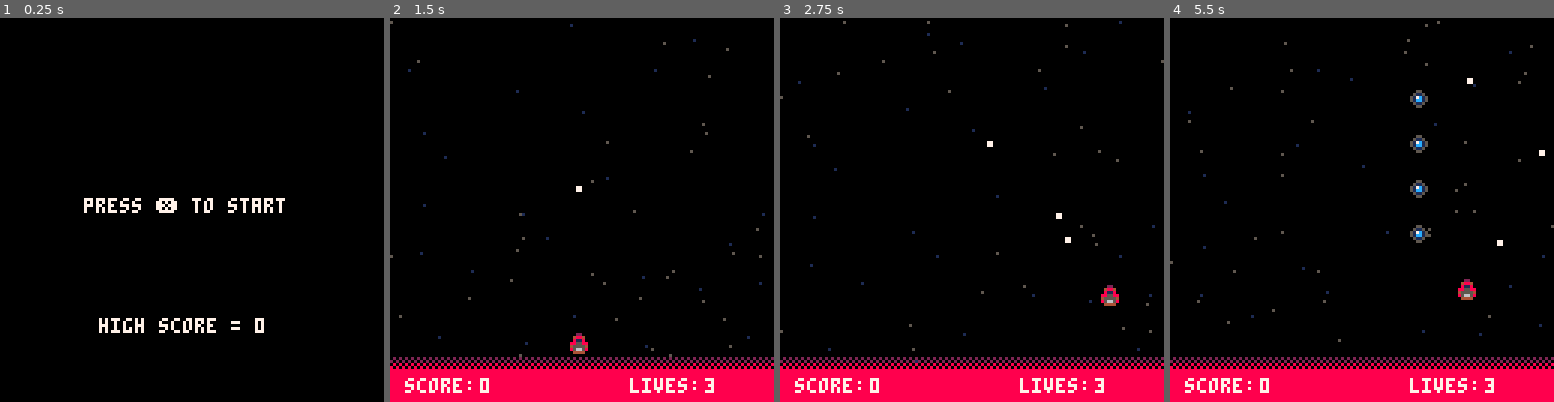
Above: before the commit, frames 1-4 (left to right).
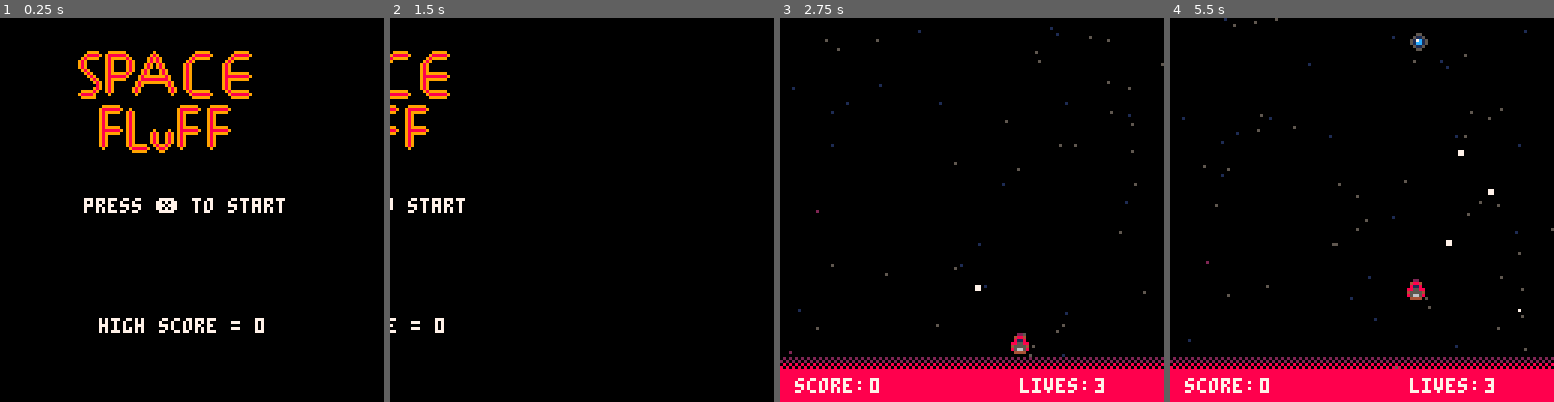
Above: after the commit, the same moments.

Repository: kris-pearman/Space-Fluff
Game: PICO-8 cartridge game.p8
Same seed, same stepped clock (60 frames per second), same inputs: the game is played once before the commit and once after it.
Inputs:
- Up to frame 1 (0.25 s): no input
- Up to frame 2 (1.5 s): tap X (X key) at 0.33, 1.07 s; tap O (Z key) at 0.7 s
- Up to frame 3 (2.75 s): hold Right 1.6-2.1 s; tap O (Z key) at 1.7, 2.1, 2.5 s; tap X (X key) at 1.85 s; hold Up 2.15-2.42 s; hold Right from 2.47 s (still down)
- Up to frame 4 (5.5 s): tap O (Z key) every 0.4 s from 2.9 to 5.3 s; tap X (X key) at 2.97, 4.08, 5.2 s; release Right at 3.03 s; hold Left 3.08-3.58 s; hold Down 3.63-3.97 s; hold Right 4.02-4.68 s; hold Up 4.73-5.03 s; hold Left from 5.08 s (still down)

The runs differ from the first frame. In frame 1, 4.2% of the frame differs, in the area x 20-66%, y 8-36%; in frame 2, 12%, in the area x 0-100%, y 0-100%; in frame 3, 1.1%; in frame 4, 2.0%.

Commit message:
Added small title transition and start up sound effect

Diff:
--- a/game.p8
+++ b/game.p8
@@ -26,13 +26,14 @@
     print_debug_message = false
     decoration_speed = 1
     decoration_ypos = 1
+    title_offset = 0
 
 
 end
 
 function init_session()
     create_player_vars()
-    title_frame = -100
+
     enemies={}
     bullets={}
     powerups={}
@@ -72,6 +73,16 @@
         check_game_started()
         if title_frame < 22 then
             title_frame += 1
+        end
+        if transition == true then
+            title_offset+=1
+
+        end
+        if title_offset == 128 then
+            transition = false
+            game_state = "gameplay"
+            title_offset = 0
+            music(0)
         end
     else
         if game_state == "gameplay" then
@@ -121,8 +132,8 @@
     cls(black)
     if game_state == "title" then
         draw_title_logo()
-        print("press ❎ to start",28,60,white)
-        print("high score = " .. hi_score,33,100,white)
+        print("press ❎ to start",28-title_offset,60,white)
+        print("high score = " .. hi_score,33-title_offset,100,white)
     else
         if game_state == "gameplay" then
             draw_decorations()
@@ -138,6 +149,7 @@
         else
             if game_state == "game over" then
                 draw_game_over()
+                title_frame = -100
 
 
             end
@@ -202,8 +214,9 @@
 
 function check_game_started()
     if btnp(fire2) then
-        game_state = "gameplay"
-        music(0)
+        transition = true
+        sfx(16)
+
         init_session()
     end
 end
@@ -677,12 +690,13 @@
 
     function draw_title_logo()
         for i=1,8 do
-            spr(80+i,title_frame+8*i,8)
-            spr(96+i,title_frame+8*i,16)
-            spr(112+i,title_frame+8*i,24)
-            spr(88+i,title_frame+8*i+8,26)
-            spr(104+i,title_frame+8*i+8,34)
-            spr(120+i,title_frame+8*i+8,42)
+            spr(80+i,title_frame+(8*i)-title_offset,8)
+            spr(96+i,title_frame+(8*i)-title_offset,16)
+            spr(112+i,title_frame+(8*i)-title_offset,24)
+            spr(88+i,title_frame+(8*i+8)-title_offset,26)
+            spr(104+i,title_frame+(8*i+8)-title_offset,34)
+            spr(120+i,title_frame+(8*i+8)-title_offset,42)
+
         end
     end
     -->8
Not shown, changed: 33 lines of the sprite sheet (__gfx__) section of game.p8
Not shown, changed: the sound effects (__sfx__) section of game.p8
